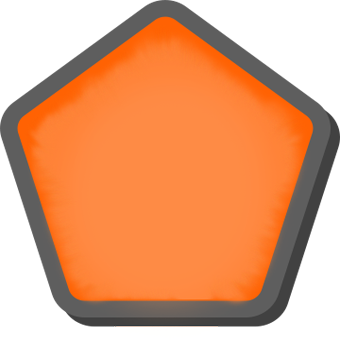
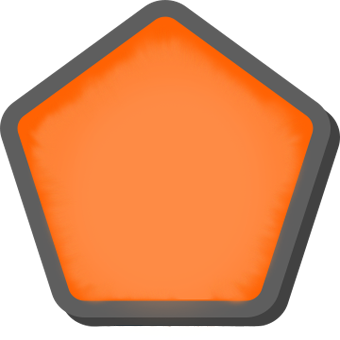
Before/after of a 340 x 340 layered artwork. What changed in the layer stack:
painted on "Reinforced" over [97, 325, 262, 327]
